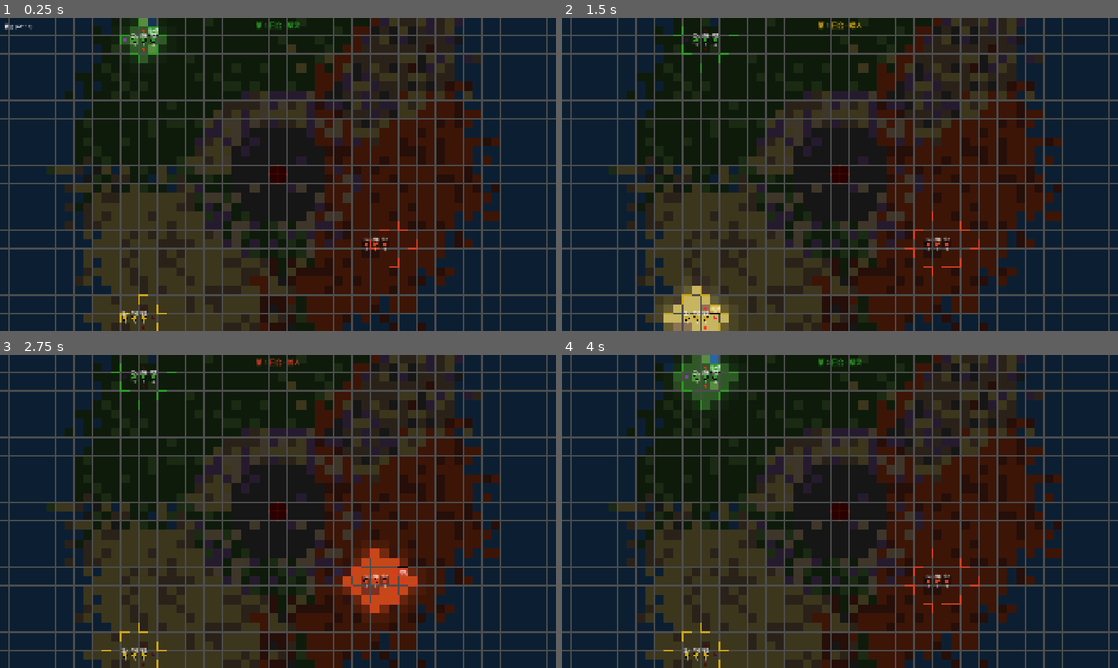
Above: before the commit, frames 1-4 (two rows, left to right).
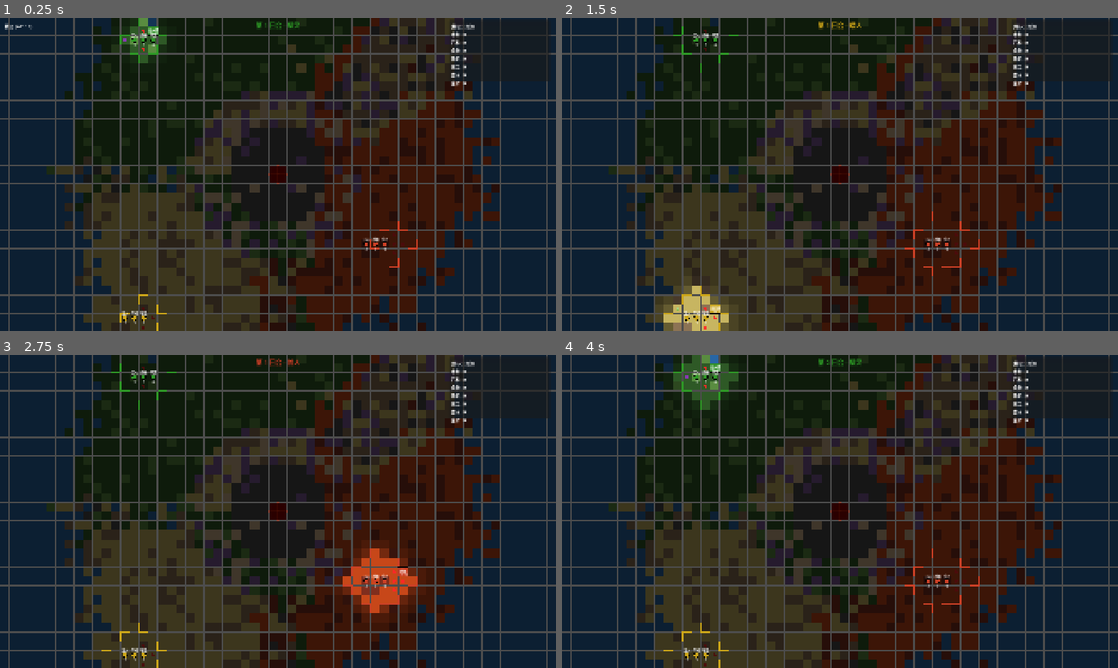
Above: after the commit, the same moments.

Repository: yushuis404-byte/three-against-one
Game: Godot game, scene res://scenes/main.tscn
The game is run twice, just before and just after one commit, with the same random seed, the same clock (stepped at 60 frames per second) and the same inputs.
Inputs (mouse positions are in pixels of both pictures, inside the frame that each line leads up to):
- Up to frame 1 (0.25 s): no input
- Up to frame 2 (1.5 s): tap Enter at 0.5 s; move the mouse to (962, 158) at 0.52 s; hold D 0.53-1.25 s; click (962, 158) at 0.6 s; tap Space at 0.77, 1.25 s; drag from (728, 190) to (812, 237) at 1.27 s
- Up to frame 3 (2.75 s): tap Enter at 2 s; move the mouse to (333, 442) at 2.02 s; hold D from 2.03 s (still down); tap C at 2.1 s
- Up to frame 4 (4 s): release D at 2.75 s; tap Space at 2.75, 3.77 s; drag from (812, 574) to (673, 464) at 2.77 s; tap Enter at 3.5 s; move the mouse to (1006, 558) at 3.52 s; hold A from 3.53 s (still down); tap F at 3.6 s

The runs differ from the first frame. In frame 1, 0.6% of the frame differs, in the area x 80-99%, y 1-22%; in frame 2, 0.6%, in the area x 20-99%, y 1-94%; in frame 3, 0.6%; in frame 4, 0.6%.

Commit message:
右上角有了可以看见资源量的manager

Diff:
--- a/scenes/main.tscn
+++ b/scenes/main.tscn
@@ -9,6 +9,7 @@
 [ext_resource type="Script" path="res://scripts/turn_manager_2d.gd" id="7_turn"]
 [ext_resource type="Script" path="res://scripts/unit_manager_2d.gd" id="8_unit"]
 [ext_resource type="Script" path="res://scripts/building_manager_2d.gd" id="9_build"]
+[ext_resource type="Script" path="res://scripts/resource_tracker.gd" id="10_tracker"]
 
 [node name="Main" type="Node2D" unique_id=488890058]
 script = ExtResource("2_main")
@@ -39,6 +40,9 @@
 [node name="UnitManager2D" type="Node2D" parent="GameBoard"]
 script = ExtResource("8_unit")
 
+[node name="ResourceTracker" type="Node" parent="GameBoard"]
+script = ExtResource("10_tracker")
+
 [node name="UI" type="CanvasLayer" parent="." unique_id=114517761]
 
 [node name="DebugLabel" type="Label" parent="UI" unique_id=254840114]
@@ -54,3 +58,40 @@
 horizontal_alignment = 1
 theme_override_font_sizes/font_size = 22
 text = ""
+
+[node name="ResourcePanel" type="Panel" parent="UI"]
+offset_left = 1550.0
+offset_top = 8.0
+offset_right = 1900.0
+offset_bottom = 220.0
+
+[node name="VBox" type="VBoxContainer" parent="UI/ResourcePanel"]
+offset_left = 8.0
+offset_top = 8.0
+offset_right = 342.0
+offset_bottom = 204.0
+
+[node name="FactionLabel" type="Label" parent="UI/ResourcePanel/VBox"]
+theme_override_font_sizes/font_size = 16
+text = "[精灵] 资源"
+
+[node name="LabelWood" type="Label" parent="UI/ResourcePanel/VBox"]
+text = "木材: 0"
+
+[node name="LabelStone" type="Label" parent="UI/ResourcePanel/VBox"]
+text = "石料: 0"
+
+[node name="LabelFood" type="Label" parent="UI/ResourcePanel/VBox"]
+text = "食物: 0"
+
+[node name="LabelIron" type="Label" parent="UI/ResourcePanel/VBox"]
+text = "铁矿: 0"
+
+[node name="LabelMagicDust" type="Label" parent="UI/ResourcePanel/VBox"]
+text = "魔尘: 0"
+
+[node name="LabelAncientWood" type="Label" parent="UI/ResourcePanel/VBox"]
+text = "古木: 0"
+
+[node name="LabelGoldOre" type="Label" parent="UI/ResourcePanel/VBox"]
+text = "金矿: 0"
--- a/scripts/building_manager_2d.gd
+++ b/scripts/building_manager_2d.gd
@@ -153,6 +153,9 @@
 			count += 1
 	return count
 
+func get_all_buildings() -> Array:
+	return _buildings.duplicate()
+
 
 # ========== 绘制 ==========
 
--- a/scripts/main.gd
+++ b/scripts/main.gd
@@ -9,6 +9,8 @@
 @onready var unit_manager: Node2D = $GameBoard/UnitManager2D
 @onready var building_manager: Node2D = $GameBoard/BuildingManager2D
 @onready var turn_label: Label = $UI/TurnLabel
+@onready var resource_tracker: Node = $GameBoard/ResourceTracker
+@onready var resource_panel: Panel = $UI/ResourcePanel
 
 enum GameState { LOADING, PLAYING, TURN_RESOLVE, GAME_OVER }
 var current_state: GameState = GameState.LOADING
@@ -46,6 +48,7 @@
 	fog_mgr.fog_updated.connect(_on_fog_updated)
 	# 建筑系统初始化
 	fog_mgr.set_turn_manager(turn_manager)
+	resource_manager.set_turn_manager(turn_manager)
 	building_manager.set_turn_manager(turn_manager)
 	building_manager.building_hovered.connect(_on_resource_hovered)
 	_place_initial_buildings()
@@ -59,6 +62,11 @@
 	# 单位系统初始化
 	unit_manager.set_turn_manager(turn_manager)
 	unit_manager.place_initial_units()
+	# 资源追踪系统初始化
+	resource_tracker.set_turn_manager(turn_manager)
+	resource_tracker.set_building_manager(building_manager)
+	resource_tracker.resources_updated.connect(_on_resources_updated)
+	_init_resource_labels()
 
 	# 所有信号就绪后启动第一回合
 	turn_manager.start_game()
@@ -131,6 +139,7 @@
 	turn_label.text = "第 %d 回合 · %s" % [turn_manager.round_number, FACTION_NAMES[player]]
 	turn_label.label_settings = _make_label_settings(FACTION_COLORS[player])
 	debug_label.text = "%s (AP: %d)" % [FACTION_NAMES[player], turn_manager.get_ap(player)]
+	resource_tracker.update_display(player)
 
 
 func _on_round_ended(round: int) -> void:
@@ -139,8 +148,26 @@
 
 
 func _on_ap_changed(player: int, ap: int) -> void:
-	debug_label.text = "%s (AP: %d)" % [FACTION_NAMES[player], ap]
+	debug_label.text = "%s (AP: %d)" % [FACTION_NAMES[player], turn_manager.get_ap(player)]
+	resource_tracker.update_display(player)
 
+
+func _init_resource_labels() -> void:
+	## 将 UI 面板中的 Label 引用传给 resource_tracker
+	var panel: Panel = resource_panel
+	if not panel:
+		return
+	var key_map := {"Wood": "wood", "Stone": "stone", "Food": "food", "Iron": "iron", "MagicDust": "magic_dust", "AncientWood": "ancient_wood", "GoldOre": "gold_ore"}
+	for node_name in key_map:
+		var label: Label = panel.get_node("VBox/Label" + node_name)
+		if label:
+			resource_tracker.set_resource_label(key_map[node_name], label)
+	resource_tracker.set_faction_label(panel.get_node("VBox/FactionLabel"))
+
+
+func _on_resources_updated(_player: int) -> void:
+	var cp: int = turn_manager.current_player
+	resource_tracker.update_display(cp)
 
 func _make_label_settings(color: Color) -> LabelSettings:
 	var s := LabelSettings.new()
--- a/scripts/resource_manager_2d.gd
+++ b/scripts/resource_manager_2d.gd
@@ -11,8 +11,20 @@
 var grid_center := Vector2(49.5, 27.5)
 var resource_grid: Array = []
 var _last_hovered: Vector2i = Vector2i(-1, -1)
+var _turn_manager: Node = null
 
 signal resource_hovered(text: String)
+
+
+func set_turn_manager(tm: Node) -> void:
+	_turn_manager = tm
+	if tm:
+		tm.player_turn_started.connect(_on_player_turn_started)
+
+
+func _on_player_turn_started(_player: int) -> void:
+	queue_redraw()
+
 
 # ========== 资源类型枚举 ==========
 
@@ -193,7 +205,8 @@
 				continue
 			# 迷雾遮挡 → 不画资源菱形
 			var fog_mgr = get_parent().get_node("FogOfWar2D")
-			if fog_mgr and fog_mgr.get_fog(0, x, y) > 0.0:
+			var viewer: int = _turn_manager.current_player if _turn_manager else 0
+			if fog_mgr and fog_mgr.get_fog(viewer, x, y) > 0.0:
 				continue
 			var color: Color = RESOURCE_DEFS[rt - 1][3]
 			color.a = 0.85
--- /dev/null
+++ b/scripts/resource_tracker.gd
@@ -0,0 +1,104 @@
+extends Node
+## 资源追踪器 — 记录每阵营资源库存
+##
+## 在 round_ended 时从建筑收集产出，更新 UI 显示
+## 作为 GameBoard 的子节点，由 main.gd 初始化
+
+var _resources: Array = [{}, {}, {}]  # Array[Dictionary]
+var _building_mgr: Node = null
+var _turn_mgr: Node = null
+
+# UI Label 引用：_label_refs["wood"] = Label 等
+var _label_refs: Dictionary = {}
+var _faction_label: Label = null
+
+signal resources_updated(player: int)
+
+const RESOURCE_KEYS := ["wood", "stone", "food", "iron", "magic_dust", "ancient_wood", "gold_ore"]
+const RESOURCE_NAMES := {
+	"wood": "木材",
+	"stone": "石料",
+	"food": "食物",
+	"iron": "铁矿",
+	"magic_dust": "魔尘",
+	"ancient_wood": "古木",
+	"gold_ore": "金矿",
+}
+
+
+func _ready() -> void:
+	_init_resources()
+
+
+func _init_resources() -> void:
+	for p in range(3):
+		var d: Dictionary = {}
+		for key in RESOURCE_KEYS:
+			d[key] = 0
+		_resources[p] = d
+
+
+func set_turn_manager(tm: Node) -> void:
+	_turn_mgr = tm
+	if tm:
+		tm.round_ended.connect(_on_round_ended)
+
+
+func set_building_manager(bm: Node) -> void:
+	_building_mgr = bm
+
+
+func set_faction_label(label: Label) -> void:
+	_faction_label = label
+
+
+func set_resource_label(key: String, label: Label) -> void:
+	_label_refs[key] = label
+
+
+func add_resource(player: int, key: String, amount: int) -> void:
+	if not _resources[player].has(key):
+		return
+	_resources[player][key] += amount
+	resources_updated.emit(player)
+
+
+func get_resource(player: int, key: String) -> int:
+	return _resources[player].get(key, 0)
+
+
+func get_all(player: int) -> Dictionary:
+	return _resources[player].duplicate()
+
+
+func _on_round_ended(_round: int) -> void:
+	if not _building_mgr or not _building_mgr.has_method("get_all_buildings"):
+		return
+	var buildings: Array = _building_mgr.get_all_buildings()
+	for b in buildings:
+		var prod: Dictionary = b["data"].production
+		if prod.is_empty():
+			continue
+		var faction: int = b["faction"]
+		for key in prod:
+			add_resource(faction, key, prod[key])
+
+
+func update_display(player: int) -> void:
+	var res: Dictionary = _resources[player]
+
+	# 阵营标题
+	if _faction_label:
+		var fname := ""
+		match player:
+			0: fname = "精灵"
+			1: fname = "矮人"
+			2: fname = "兽人"
+		_faction_label.text = "[%s] 资源" % fname
+
+	# 资源数值
+	for key in RESOURCE_KEYS:
+		if _label_refs.has(key):
+			var label: Label = _label_refs[key]
+			var name: String = RESOURCE_NAMES.get(key, key)
+			label.text = "%s: %d" % [name, res.get(key, 0)]
Not shown, added: godot_check.log
